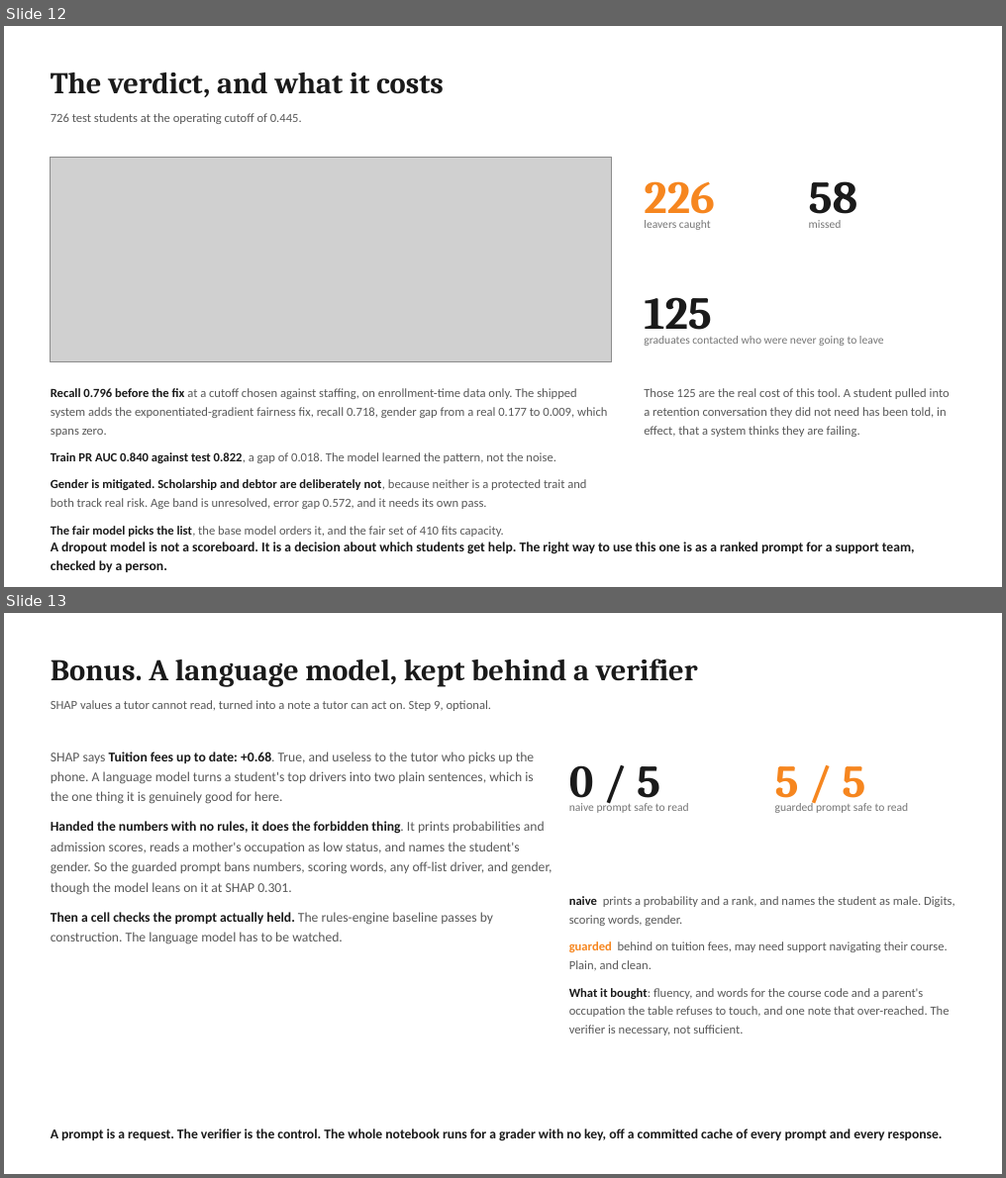
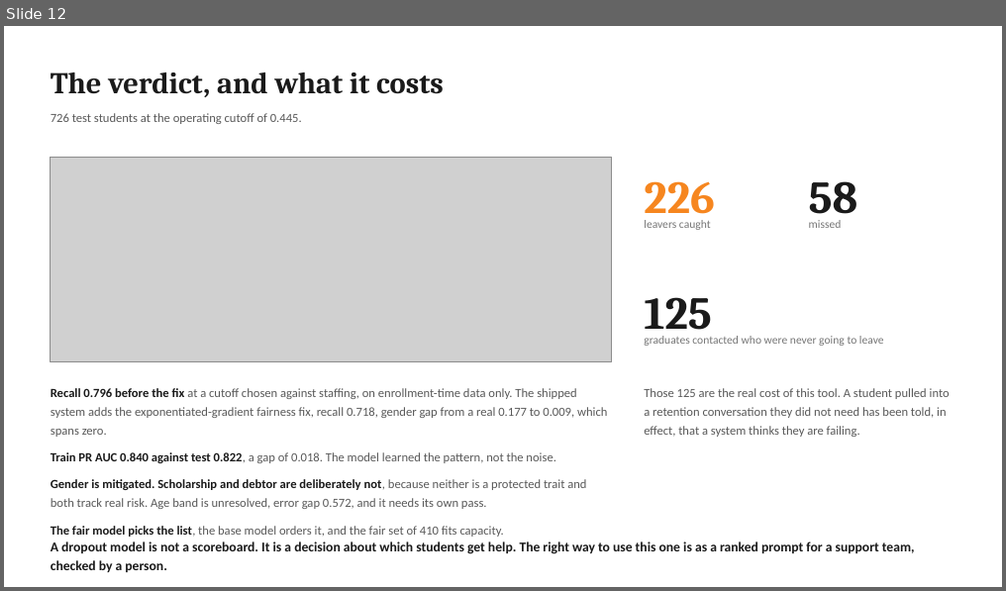
Before and after one commit to jeryldev/pgdaiml-capstone, a slide deck: presentations/technical.pptx. Shown one above the other, each under a label of ours: slides 12 and 13 before the commit, slide 12 after it. The pictures are 1006x1178 and 1006x591 pixels, drawn with LibreOffice and Linux fonts; fonts in the diff are those of the drawing; grey boxes stand for pictures. Boxes give left, top, right and bottom in pixels: in the first picture for what was removed or moved away, otherwise in the second. Text is boxed around its words. In the diff, an @@ line names an element or a change of style, - is before the commit and + after.

Commit message:
feat(step-9): move the GenAI bonus into its own deck
Revert the technical deck to 12 slides so both graded decks stay within the 8-12 the rubric asks for, and add a separate 4-slide GenAI bonus deck. Rebuild the submission bundle to carry it, with a one-page cover in the report's plain 12pt house style.

```diff
--- a/presentations/technical.pptx
+++ b/presentations/technical.pptx
@@ slide 13 removed at bbox=[4, 613, 1002, 1174], background #FFFFFF @@
@@ text removed at bbox=[51, 659, 698, 687] @@
-Bonus. A language model, kept behind a verifier
@@ text removed at bbox=[51, 700, 492, 711] @@
-SHAP values a tutor cannot read, turned into a note a tutor can act on. Step 9, optional.
@@ text removed at bbox=[51, 752, 551, 945] @@
-SHAP says Tuition fees up to date: +0.68. True, and useless to the tutor who picks up the phone. A language model turns a student's top drivers into two plain sentences, which is the one thing it is genuinely good for here.
-Handed the numbers with no rules, it does the forbidden thing. It prints probabilities and admission scores, reads a mother's occupation as low status, and names the student's gender. So the guarded prompt bans numbers, scoring words, any off-list driver, and gender, though the model leans on it at SHAP 0.301.
-Then a cell checks the prompt actually held. The rules-engine baseline passes by construction. The language model has to be watched.
@@ text removed at bbox=[569, 765, 660, 807] @@
-0 / 5
@@ text removed at bbox=[775, 766, 865, 807] @@
-5 / 5
@@ text removed at bbox=[569, 802, 688, 813] @@
-naive prompt safe to read
@@ text removed at bbox=[775, 802, 908, 813] @@
-guarded prompt safe to read
@@ text removed at bbox=[569, 896, 955, 1036] @@
-naive prints a probability and a rank, and names the student as male. Digits, scoring words, gender.
-guarded behind on tuition fees, may need support navigating their course. Plain, and clean.
-What it bought: fluency, and words for the course code and a parent's occupation the table refuses to touch, and one note that over-reached. The verifier is necessary, not sufficient.
@@ text removed at bbox=[51, 1129, 943, 1142] @@
-A prompt is a request. The verifier is the control. The whole notebook runs for a grader with no key, off a committed cache of every prompt and every response.
```
Also in this commit, not shown: 5 other files.
